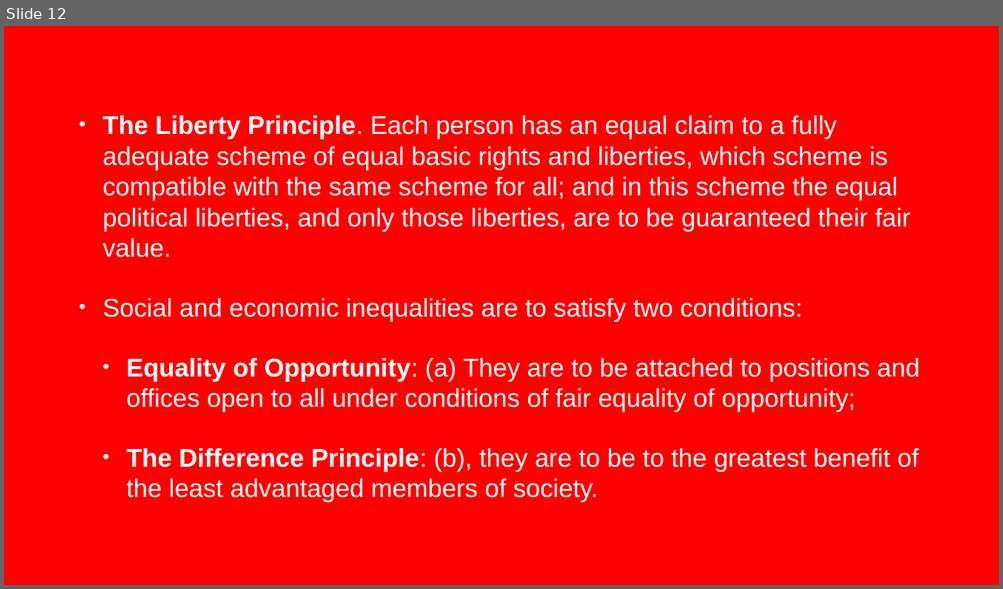
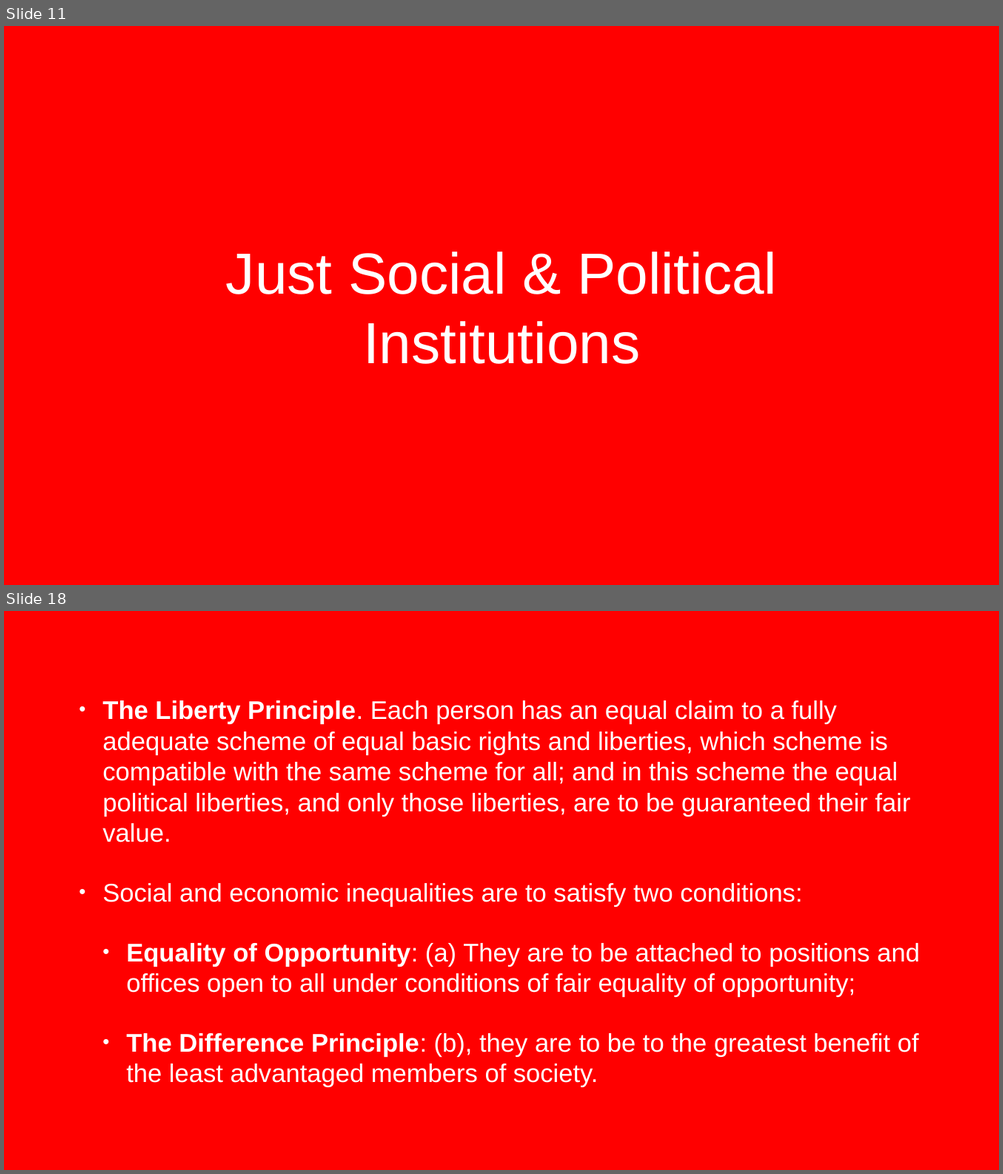
Before and after one commit to scoconno/scoconno.github.io, a slide deck: ethics/rawls/presentation.pptx. Shown one above the other, each under a label of ours: slide 12 before the commit, slides 11 and 18 after it; the slides between them are not shown. The pictures are 1003x589 and 1003x1174 pixels, drawn with LibreOffice and Linux fonts; fonts in the diff are those of the drawing; background and template pictures are left out. Boxes give left, top, right and bottom in pixels: in the first picture for what was removed or moved away, otherwise in the second. Text is boxed around its words. In the diff, an @@ line names an element or a change of style, - is before the commit and + after.

```diff
--- a/ethics/rawls/presentation.pptx
+++ b/ethics/rawls/presentation.pptx
@@ slide 11 added at <box>4,26,999,585</box>, background picture (left out) @@
@@ title added at <box>226,252,777,364</box>, 112 pt, text #FFFFFF @@
+Just Social & Political Institutions
@@ what was slide 12 is now slide 18 @@
```
Also in this commit, not shown: 8 other slides added, 7 other files.
